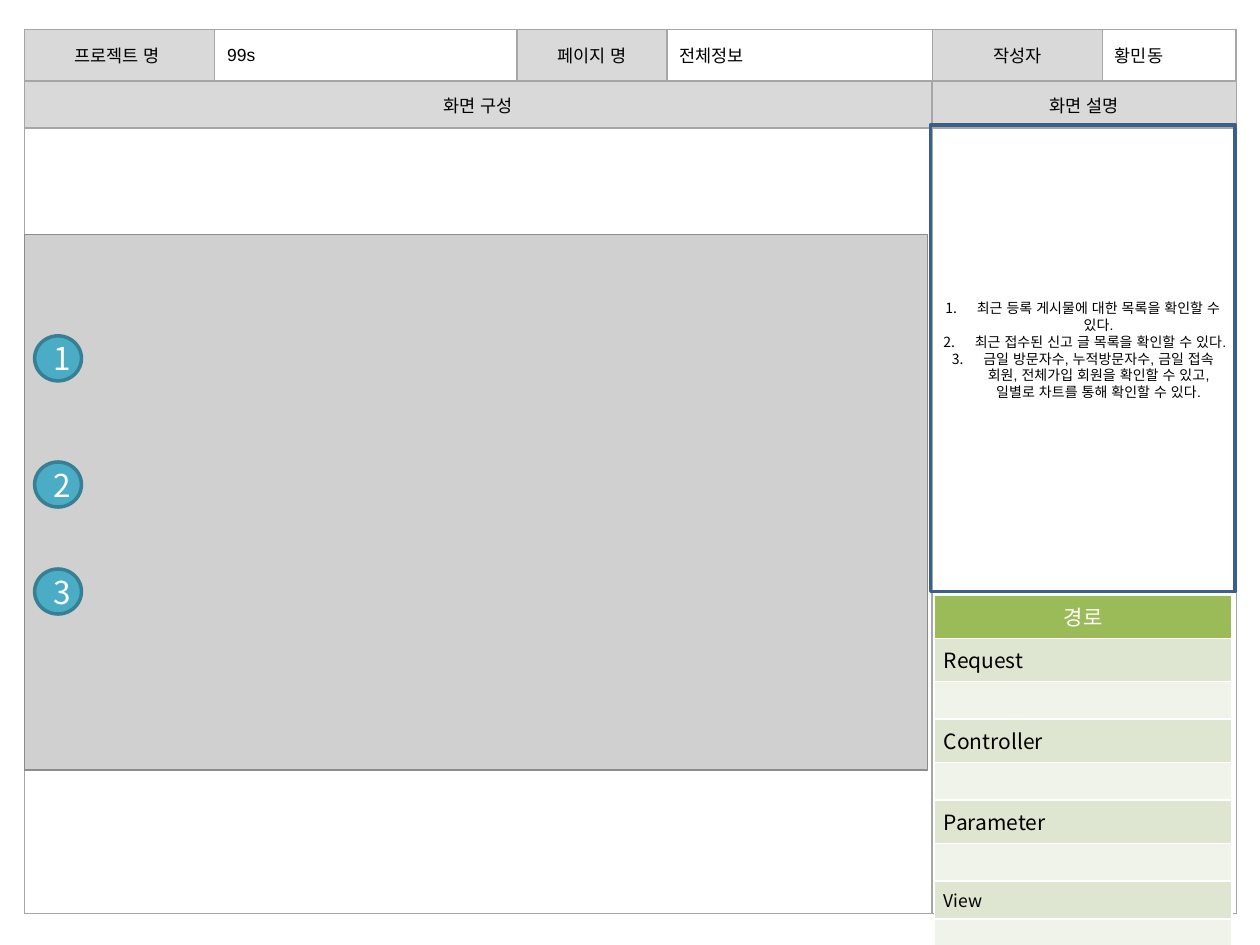
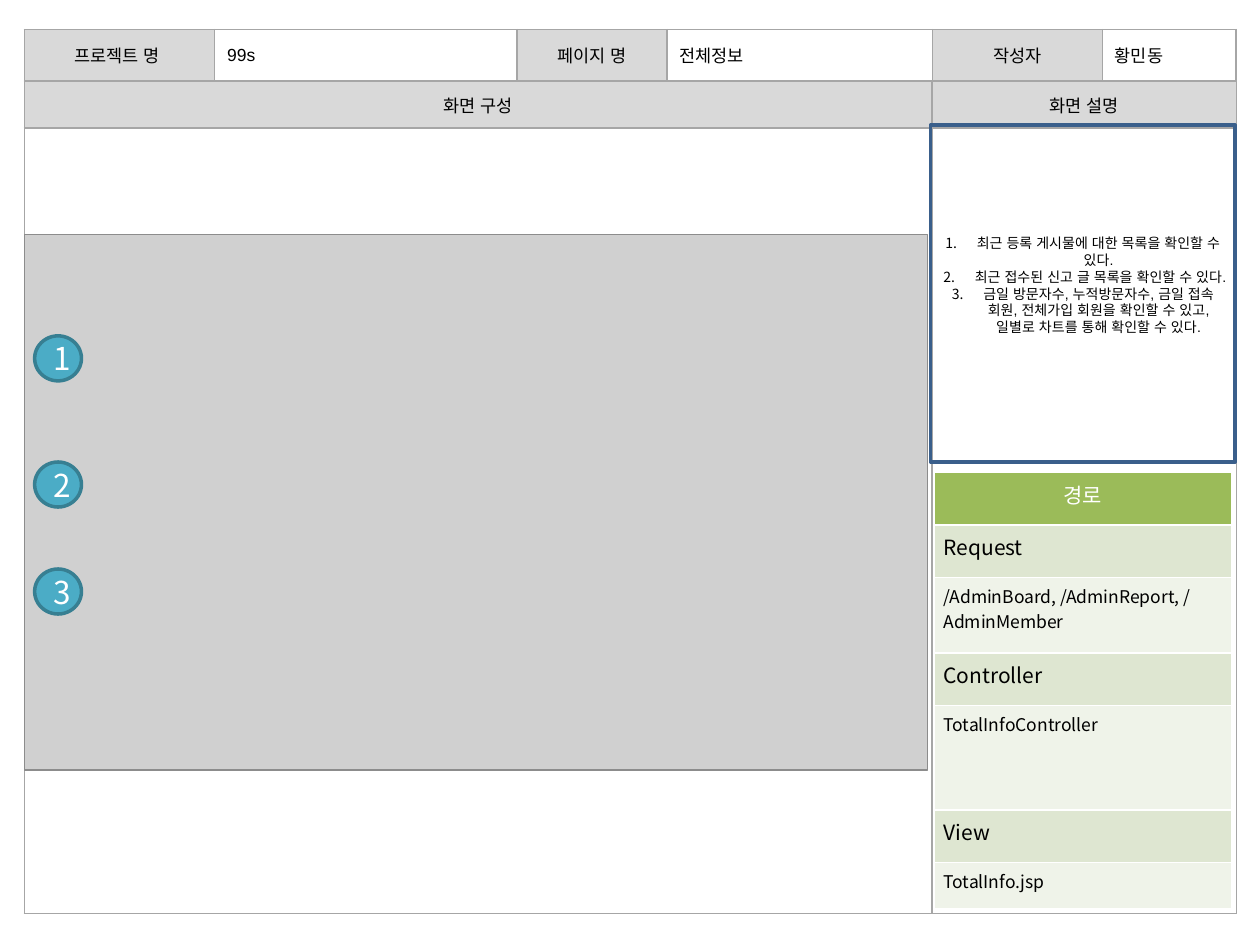
Before and after one commit to banana1531/ggs, a slide deck: slide 3 of doc/0.공용폴더/07 스토리보드/스토리보드 - 관리자 페이지.pptx. Drawn at 1260x945 pixels with LibreOffice and Linux fonts; fonts in the diff are those of the drawing; grey boxes stand for pictures. Boxes give left, top, right and bottom in pixels: in the first picture for what was removed or moved away, otherwise in the second. Text is boxed around its words. In the diff, an @@ line names an element or a change of style, - is before the commit and + after.

```diff
--- a/doc/0.공용폴더/07 스토리보드/스토리보드 - 관리자 페이지.pptx
+++ b/doc/0.공용폴더/07 스토리보드/스토리보드 - 관리자 페이지.pptx
@@ rectangle "최근 등록 게시물에 대한 목록을 ...": place and size @@
-rectangle "최근 등록 게시물에 대한 목록을 ..." at (930, 125, 1235, 591)
+rectangle "최근 등록 게시물에 대한 목록을 ..." at (930, 125, 1235, 461)
@@ table at (934, 472, 1231, 908) @@
-row 3, column 1: 
+row 3, column 1: /AdminBoard, /AdminReport, /AdminMember
-row 5: 
-row 6: Parameter
-row 7: 
+row 5: TotalInfoController
-row 7, column 1: 
+row 7, column 1: TotalInfo.jsp
@@ table: place and size @@
-table at (935, 595, 1232, 914)
+table at (934, 472, 1231, 908)
```
Also in this commit, not shown: 11 other slides changed.
